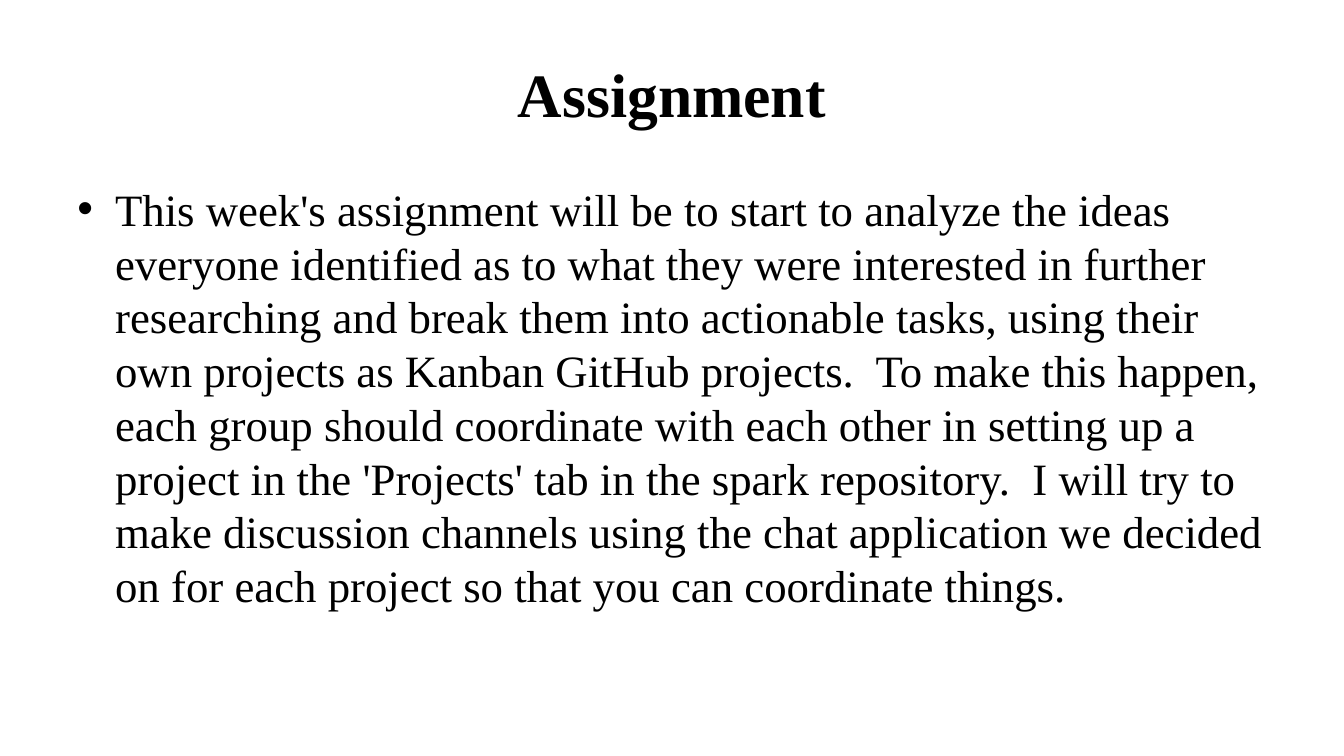
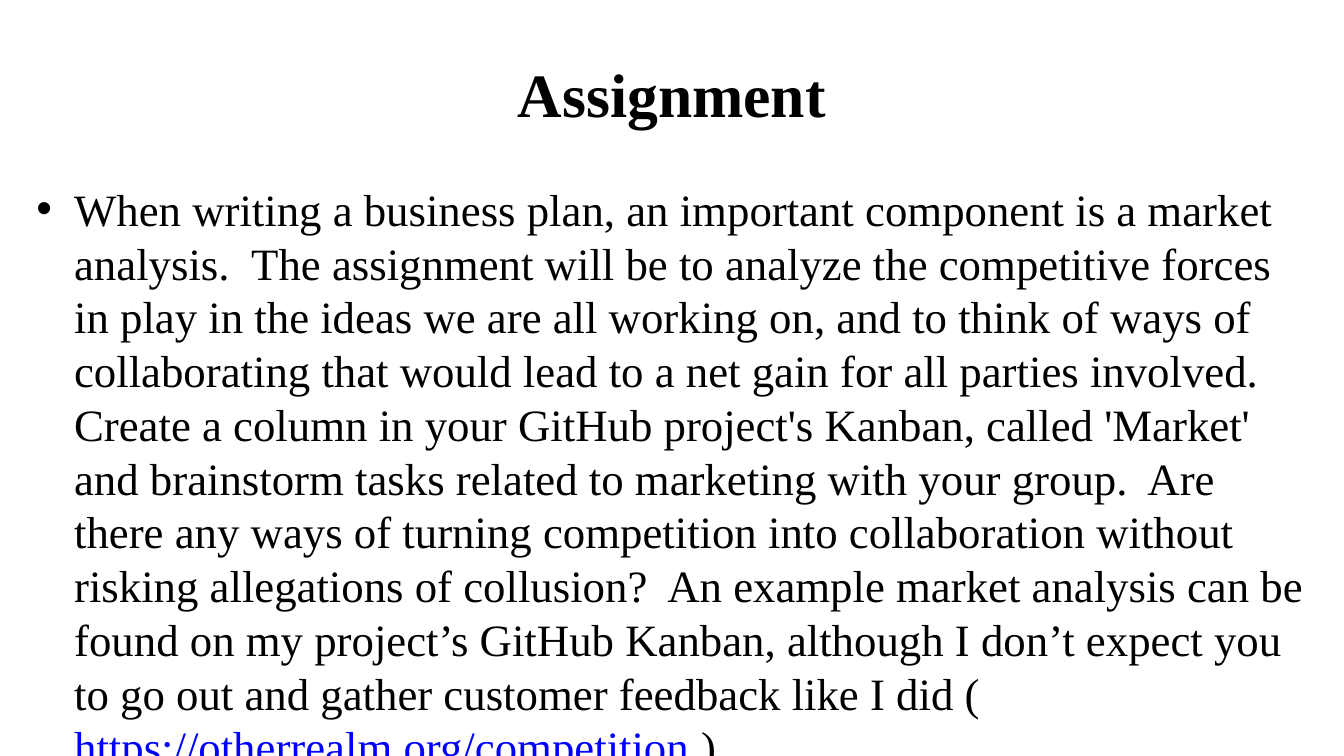
Before and after one commit to other-realm/spark, a slide deck: slide 6 of SparkClass4.pptx (slide 3 before the commit). Drawn at 1344x756 pixels with LibreOffice and Linux fonts; fonts in the diff are those of the drawing. Boxes give left, top, right and bottom in pixels: in the first picture for what was removed or moved away, otherwise in the second. Text is boxed around its words. In the diff, an @@ line names an element or a change of style, - is before the commit and + after.

```diff
--- a/SparkClass4.pptx
+++ b/SparkClass4.pptx
@@ text at (74,195,1302,719): text changed @@
-• This week's assignment will be to start to analyze the ideas everyone identified as to what they were interested in further researching and break them into actionable tasks, using their own projects as Kanban GitHub projects. To make this happen, each group should coordinate with each other in setting up a project in the 'Projects' tab in the spark repository. I will try to make discussion channels using the chat application we decided on for each project so that you can coordinate things.
+• When writing a business plan, an important component is a market analysis. The assignment will be to analyze the competitive forces in play in the ideas we are all working on, and to think of ways of collaborating that would lead to a net gain for all parties involved. Create a column in your GitHub project's Kanban, called 'Market' and brainstorm tasks related to marketing with your group. Are there any ways of turning competition into collaboration without risking allegations of collusion? An example market analysis can be found on my project’s GitHub Kanban, although I don’t expect you to go out and gather customer feedback like I did ( https://otherrealm.org/competition )
```
Also in this commit, not shown: 2 other slides changed, 3 slides added, 41 other files.
